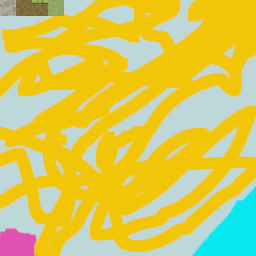
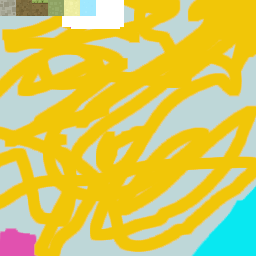
Layer changes from the first 256 x 256 image to the second:
added layer "sand.png" above "water_still.png" over [64, 0, 80, 16]
added layer "water_still.png" above "Background" over [80, 0, 96, 16]
painted on "Background" over [62, 0, 124, 29]
